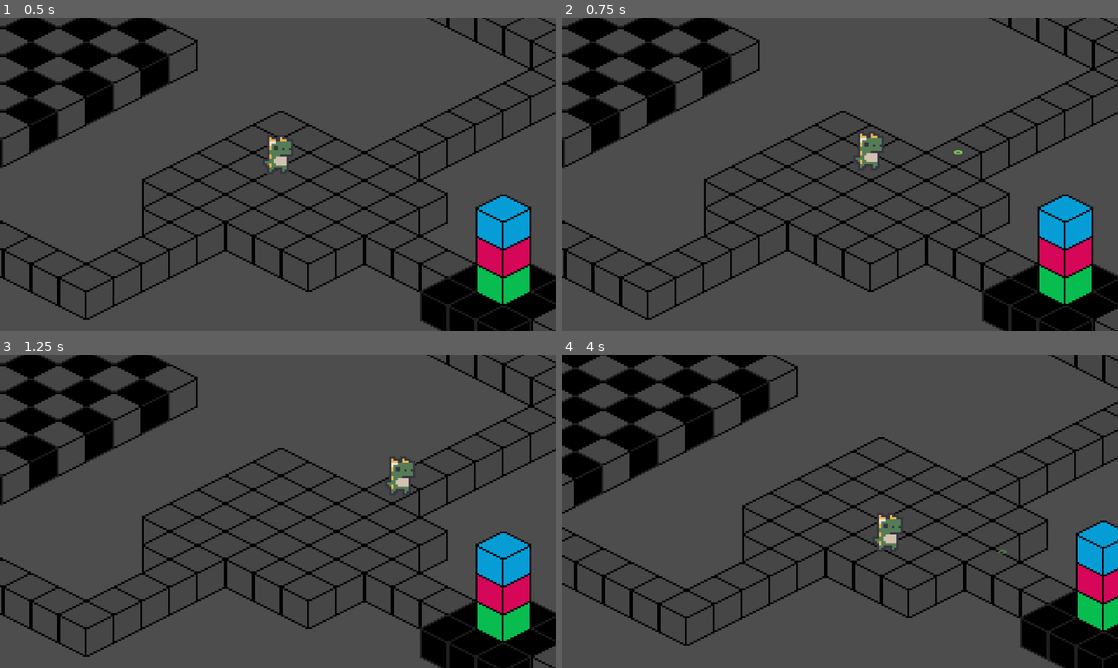
Above: before the commit, frames 1-4 (two rows, left to right).
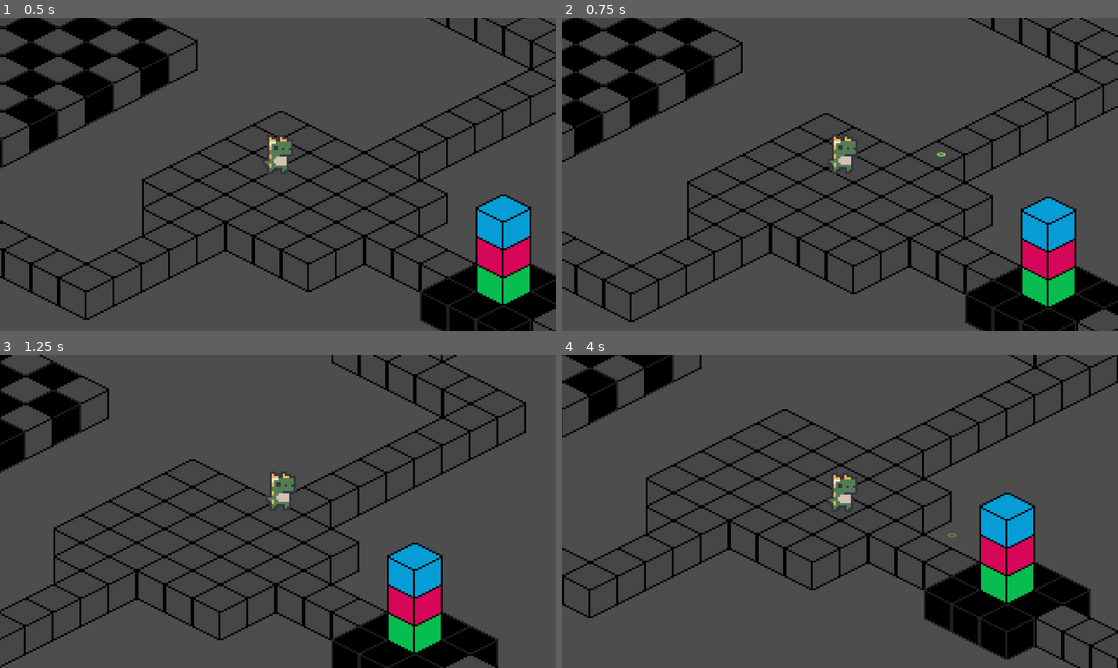
Above: after the commit, the same moments.

Repository: gogolum/IsometricGame
Game: Godot game, scene res://scene/levels/test_level.tscn
Same seed, same stepped clock (60 frames per second), same inputs: the game is played once before the commit and once after it.
Inputs (mouse positions are in pixels of both pictures, inside the frame that each line leads up to):
- Up to frame 1 (0.5 s): no input
- Up to frame 2 (0.75 s): tap Enter at 0.5 s; move the mouse to (962, 158) at 0.52 s; right-click (962, 158) at 0.6 s
- Up to frame 3 (1.25 s): no input
- Up to frame 4 (4 s): move the mouse to (728, 527) at 1.27 s; right-click (728, 527) at 1.35 s; move the mouse to (895, 442) at 2.02 s; tap Space (space) at 2.1 s; right-click (895, 442) at 2.3 s; move the mouse to (812, 574) at 2.77 s; right-click (812, 574) at 2.85 s; move the mouse to (1006, 558) at 3.52 s; right-click (1006, 558) at 3.6 s

Frame 1 is identical in both runs. In frame 2, 21% of the frame differs, in the area x 0-100%, y 0-100%; in frame 3, 27%; in frame 4, 29%.

Commit message:
fps counter

Diff:
--- a/project.godot
+++ b/project.godot
@@ -13,6 +13,7 @@
 config/name="moba_test"
 run/main_scene="res://scene/levels/test_level.tscn"
 config/features=PackedStringArray("4.2", "GL Compatibility")
+run/max_fps=60
 config/icon="res://icon.svg"
 
 [display]
--- a/scene/levels/CameraMovement.gd
+++ b/scene/levels/CameraMovement.gd
@@ -16,18 +16,18 @@
 	screen_size = get_viewport_rect().size
 
 func _process(delta):
-	#position = player.position
+	position = player.position
 	if Input.is_action_just_pressed("space"):
 		position = player.position
 
-	#move the screen if mouse close enough to the border
-	var m_pos = get_viewport().get_mouse_position()
-
-	if m_pos.x <= screen_limits :
-		position.x -= move_offset
-	if m_pos.x >= screen_size.x - screen_limits :
-		position.x += move_offset
-	if m_pos.y <= screen_limits :
-		position.y -= move_offset
-	if m_pos.y >= screen_size.y - screen_limits :
-		position.y += move_offset
+	##move the screen if mouse close enough to the border
+	#var m_pos = get_viewport().get_mouse_position()
+	#
+	#if m_pos.x <= screen_limits :
+		#position.x -= move_offset
+	#if m_pos.x >= screen_size.x - screen_limits :
+		#position.x += move_offset
+	#if m_pos.y <= screen_limits :
+		#position.y -= move_offset
+	#if m_pos.y >= screen_size.y - screen_limits :
+		#position.y += move_offset
--- a/scene/player/player.gd
+++ b/scene/player/player.gd
@@ -12,12 +12,14 @@
 var target_coords = null
 
 #movement variables
-const speed : float = 30000.0
+const speed : float = 10000.0
 
 func _process(delta):
-
+	print(delta)
 	#Input handling
 	if Input.is_action_just_pressed("right_click"):
+
+		change_state(states.RUNNING)
 
 		#spawn an instance of the select point
 		var select_point_instance = select_point.instantiate()
@@ -43,7 +45,8 @@
 		nav_agent.target_position = target_coords
 
 func _on_navigation_agent_2d_navigation_finished():
-	print("finished")
+
+	change_state(states.IDLE)
 	target_coords = null
 
 #state machine methods
--- /dev/null
+++ b/scene/ui/FPS.gd
@@ -0,0 +1,11 @@
+extends Label
+
+
+# Called when the node enters the scene tree for the first time.
+func _ready():
+	pass # Replace with function body.
+
+
+# Called every frame. 'delta' is the elapsed time since the previous frame.
+func _process(delta):
+	text = str(Engine.get_frames_per_second()) + "FPS"
--- a/scene/ui/screen_ui.tscn
+++ b/scene/ui/screen_ui.tscn
@@ -1,10 +1,6 @@
-[gd_scene load_steps=3 format=3 uid="uid://k810qs738rec"]
+[gd_scene load_steps=2 format=3 uid="uid://k810qs738rec"]
 
-[sub_resource type="StyleBoxFlat" id="StyleBoxFlat_yhma8"]
-bg_color = Color(0.6, 0.6, 0.6, 0)
-
-[sub_resource type="StyleBoxFlat" id="StyleBoxFlat_38fop"]
-bg_color = Color(0.176471, 0.176471, 0.176471, 0.513726)
+[ext_resource type="Script" path="res://scene/ui/FPS.gd" id="1_rclkm"]
 
 [node name="ScreenUI" type="Control"]
 layout_mode = 3
@@ -14,45 +10,10 @@
 grow_horizontal = 2
 grow_vertical = 2
 
-[node name="Left" type="Button" parent="."]
+[node name="FPS" type="Label" parent="."]
 layout_mode = 0
-offset_right = 80.0
-offset_bottom = 720.0
-theme_override_styles/normal = SubResource("StyleBoxFlat_yhma8")
-theme_override_styles/hover = SubResource("StyleBoxFlat_38fop")
-
-[node name="Right" type="Button" parent="."]
-layout_mode = 1
-anchors_preset = 6
-anchor_left = 1.0
-anchor_top = 0.5
-anchor_right = 1.0
-anchor_bottom = 0.5
-offset_left = -80.0
-offset_top = -360.0
-offset_bottom = 360.0
-grow_horizontal = 0
-grow_vertical = 2
-
-[node name="Top" type="Button" parent="."]
-layout_mode = 1
-anchors_preset = 5
-anchor_left = 0.5
-anchor_right = 0.5
-offset_left = -640.0
-offset_right = 640.0
-offset_bottom = 80.0
-grow_horizontal = 2
-
-[node name="Bottom" type="Button" parent="."]
-layout_mode = 1
-anchors_preset = 7
-anchor_left = 0.5
-anchor_top = 1.0
-anchor_right = 0.5
-anchor_bottom = 1.0
-offset_left = -640.0
-offset_top = -80.0
-offset_right = 640.0
-grow_horizontal = 2
-grow_vertical = 0
+offset_right = 40.0
+offset_bottom = 23.0
+theme_override_font_sizes/font_size = 46
+text = "65 FPS"
+script = ExtResource("1_rclkm")
